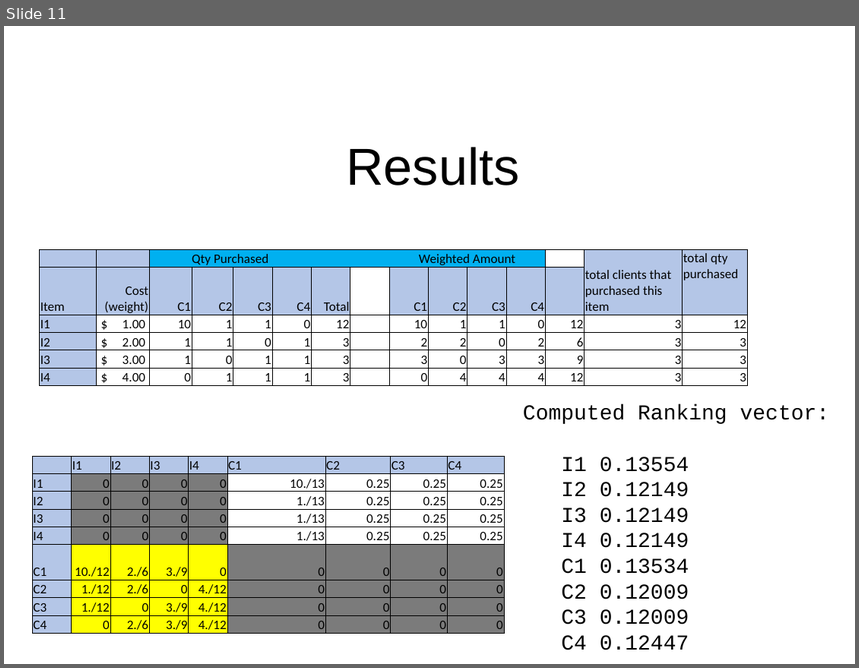
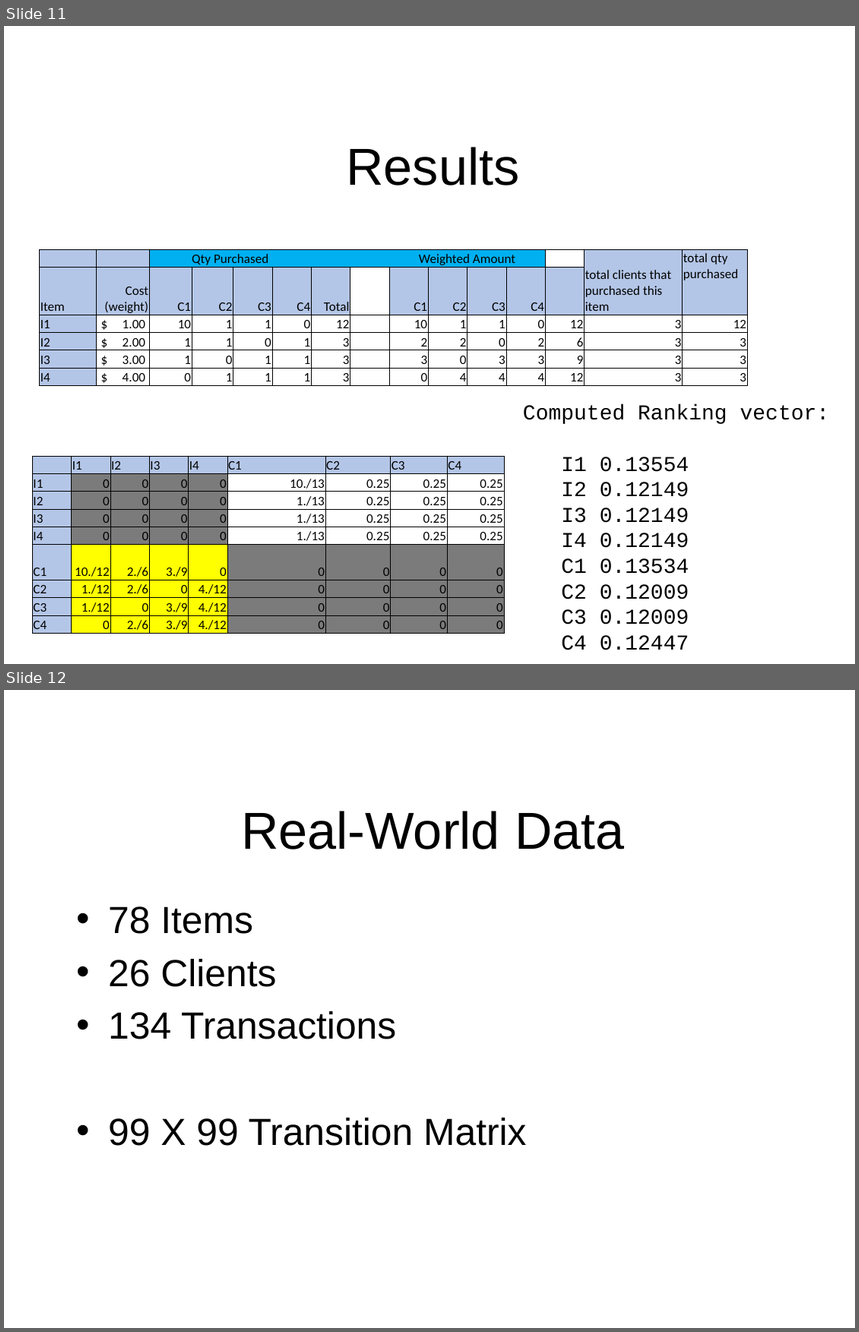
Before and after one commit to nicomp42/CS7081Spring2016Group01FinalProject, a slide deck: Team 01 Final Project.pptx. Shown one above the other, each under a label of ours: slide 11 before the commit, slides 11 and 12 after it. The pictures are 859x668 and 859x1332 pixels, drawn with LibreOffice and Linux fonts; fonts in the diff are those of the drawing; background and template pictures are left out. Boxes give left, top, right and bottom in pixels: in the first picture for what was removed or moved away, otherwise in the second. Text is boxed around its words. In the diff, an @@ line names an element or a change of style, - is before the commit and + after.

```diff
--- a/Team 01 Final Project.pptx
+++ b/Team 01 Final Project.pptx
@@ slide 12 added at [4,690,855,1328], background #FFFFFF @@
@@ title added at [241,811,624,850], 44 pt, text #000000 @@
+Real-World Data
@@ text added at [108,907,526,1146], 32 pt, text #000000 @@
+• 78 Items
+• 26 Clients
+• 134 Transactions
+• 99 X 99 Transition Matrix
```
Also in this commit, not shown: 3 slides changed, 1 other slide added, 1 other file.
